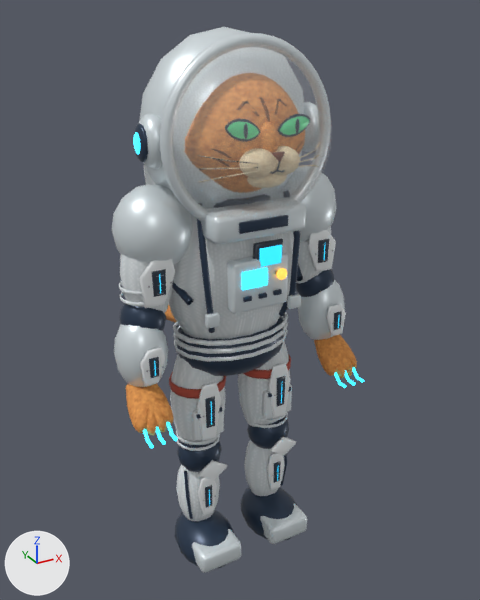
The FBX model Assets/Alterverse/Resources/AuthoredHeroes/Timmy.fbx: old version first, new version second.
Both versions are drawn from a 50 mm lens placed at (-0.94, -1.768, 1.873), pointed at (0.113, 0.147, 0.916). The lights are fixed; the arrows at lower left show +X, +Y and +Z. The picture after the commit comes second. Vertices at exactly the same position are counted once.

Names of what the first picture shows: 'DF_Anatomy', 'DF_Visor' and 2 more.
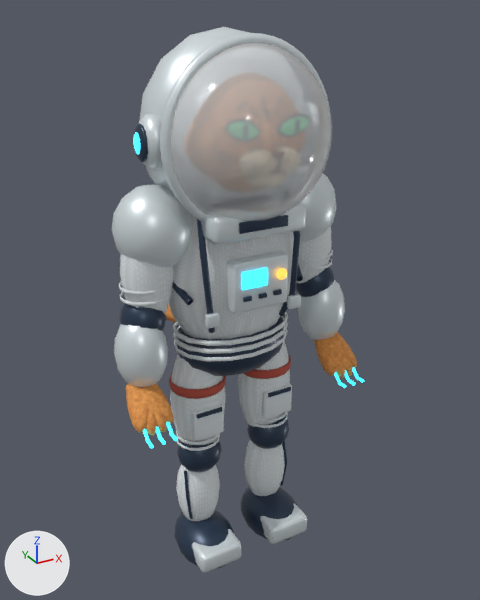
Location of each change, (x1, y1, x2, y2) in pixels of the pictures (480 x 600 px):
```json
{"object": "DF_Visor", "change": "surface changed", "before": [171, 43, 332, 221], "after": [171, 43, 332, 221]}
{"part": 1, "of": "me_sphere", "change": "deleted", "before": [139, 165, 346, 516]}
```

Scene script edits in JSON lines:
```json
{"op": "set", "path": "mat_timmy_light_gray_visor_glass.alpha", "old": "0.12", "new": "0.5"}
{"block": "me_sphere", "where": "# used by ob_df_anatomy; location = (0.0, 0.0, 1.11)"}
{"op": "remove", "block": "me_sphere", "code": "me_sphere.from_pydata(...)  # 11221 vertices, 13935 faces; spans x -0.42..0.42, y -0.28..0.74, z -1.1..0.71"}
{"op": "add", "block": "me_sphere", "code": "me_sphere.from_pydata(...)  # 8583 vertices, 9047 faces; spans x -0.42..0.42, y -0.28..0.74, z -1.1..0.71"}
{"block": "me_sphere", "change": "me_sphere part 1: 95 loose pieces with 2638 vertices, spanning x -0.37..0.37, y -0.2..0.29, z -0.89..0.68, are deleted"}
{"op": "remove", "block": "me_sphere", "code": "me_sphere.materials.append(mat_timmy_concept_surface_0)  # dark blue #2c3846"}
{"op": "remove", "block": "me_sphere", "code": "me_sphere.materials.append(mat_timmy_concept_surface_1)  # white #f0f3f5"}
{"op": "remove", "block": "me_sphere", "code": "me_sphere.materials.append(mat_timmy_concept_surface_2)  # grey #a4a8ad"}
{"op": "remove", "block": "me_sphere", "code": "me_sphere.materials.append(mat_timmy_concept_surface_3)  # cyan #2ccdf9, glowing cyan #2ccdf9"}
{"op": "remove", "block": "me_sphere", "code": "me_sphere.materials.append(mat_timmy_concept_surface_4)  # orange #deb559"}
```
